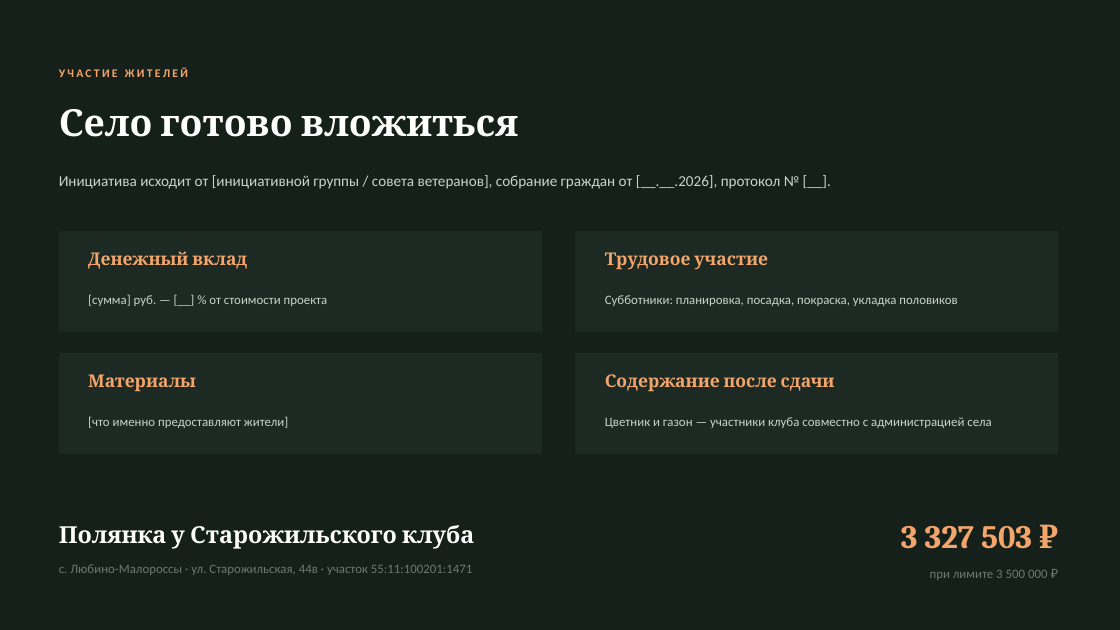
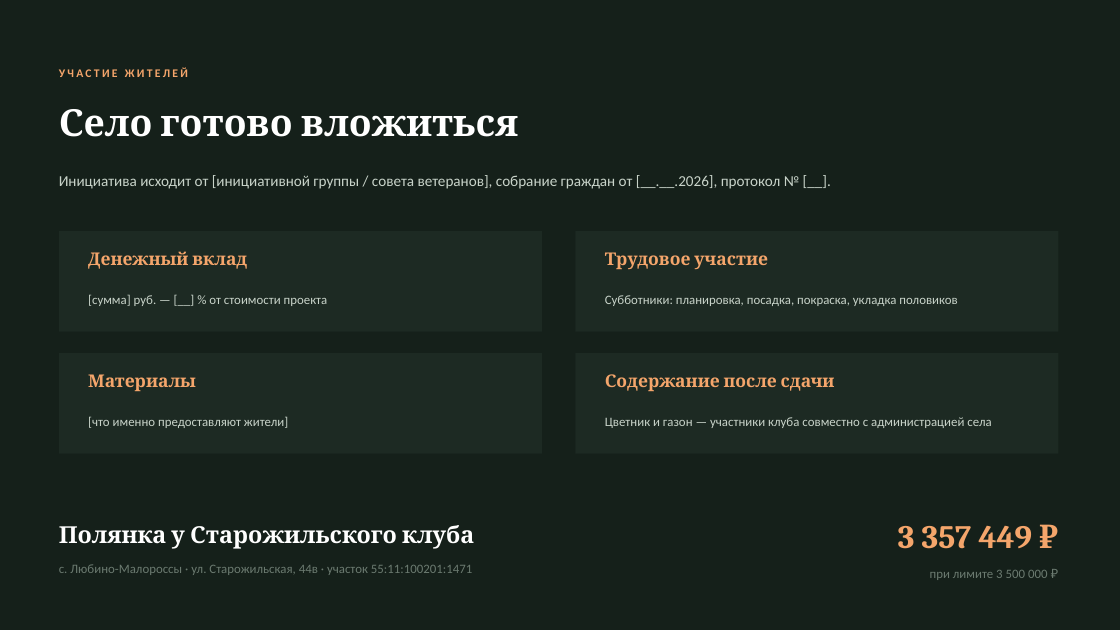
Before and after one commit to hobuchenie11-create/my-project, a slide deck: slide 13 of polyanka-prezentaciya.pptx (slide 12 before the commit). Drawn at 1120x630 pixels with LibreOffice and Linux fonts; fonts in the diff are those of the drawing; background and template pictures are left out. Boxes give left, top, right and bottom in pixels: in the first picture for what was removed or moved away, otherwise in the second. Text is boxed around its words. In the diff, an @@ line names an element or a change of style, - is before the commit and + after.

```diff
--- a/polyanka-prezentaciya.pptx
+++ b/polyanka-prezentaciya.pptx
@@ text at (x1=898, y1=526, x2=1033, y2=549): text changed @@
-3 327 503 ₽
+3 357 449 ₽
```
Also in this commit, not shown: 4 other slides changed, 1 slide added, 3 other files.
